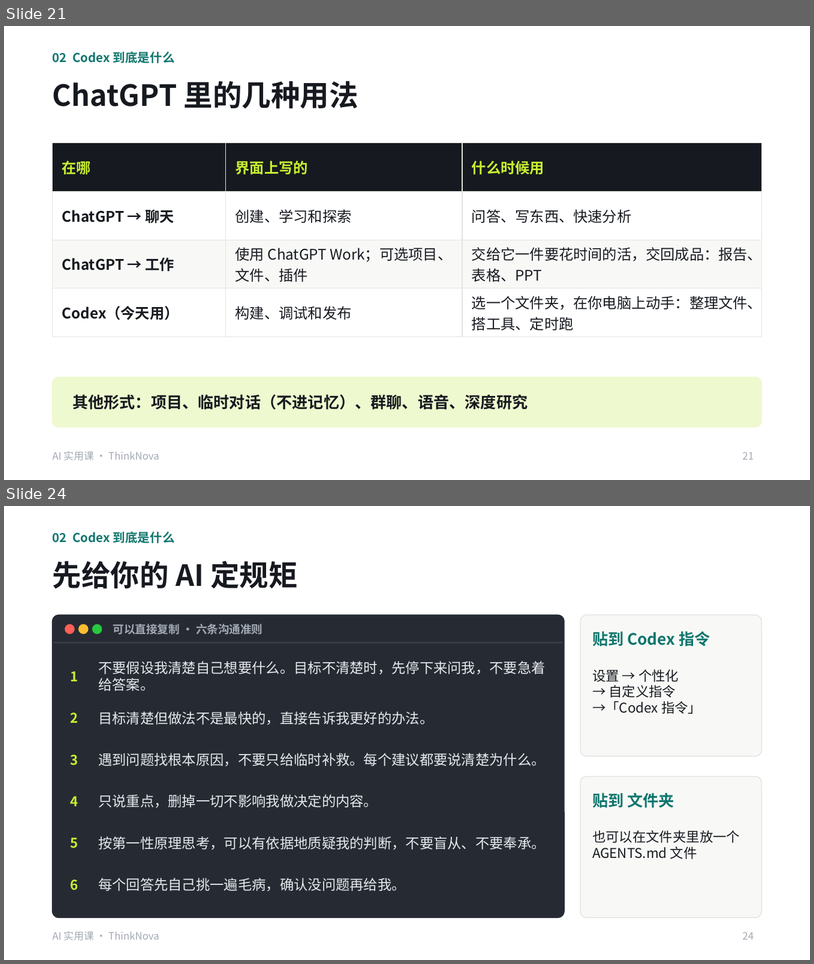
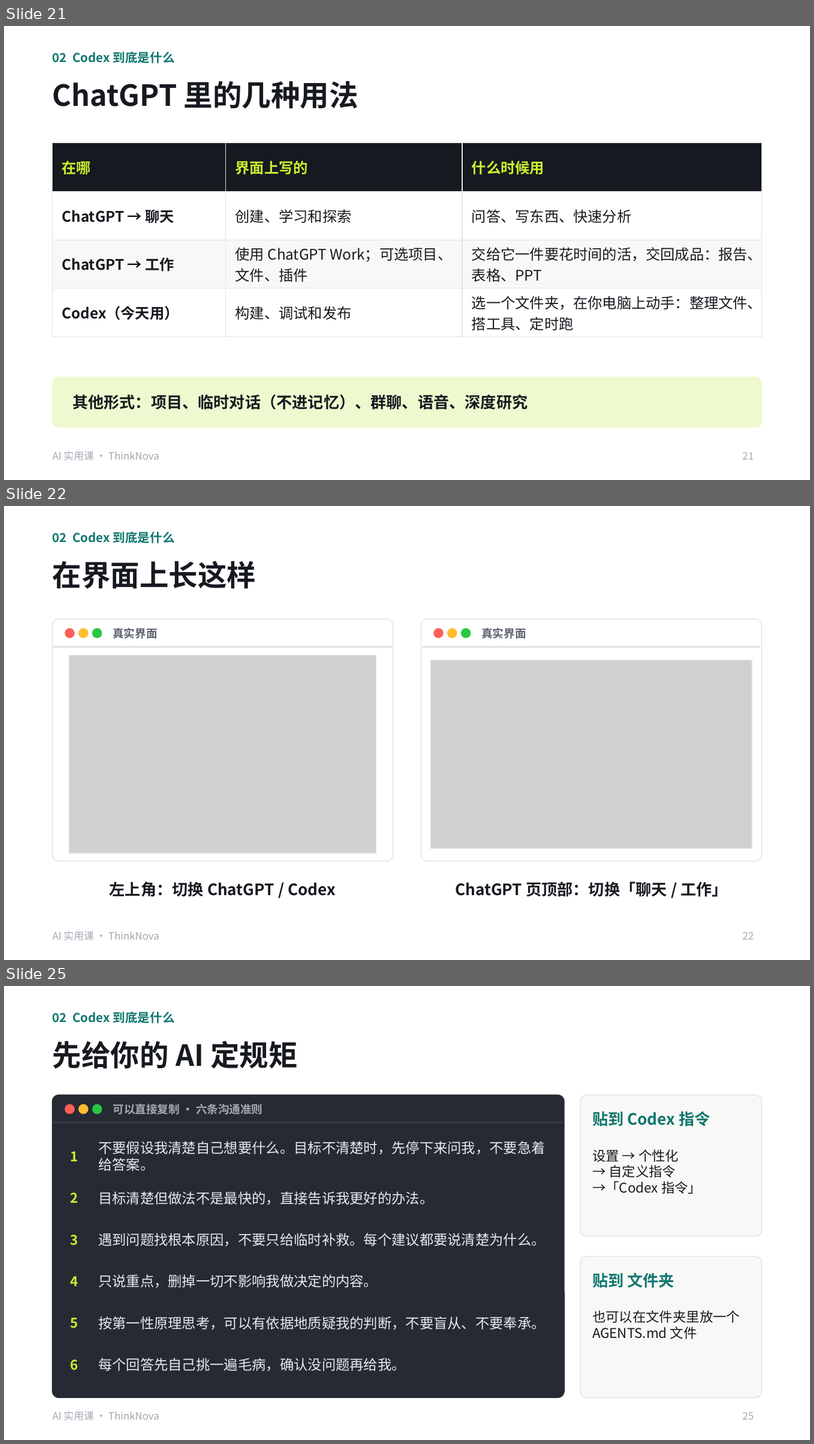
Before and after one commit to freyhuang-11/thinknova-memory, a slide deck: courses/小生意实用课/AI实用课_Codex提效.pptx. Shown one above the other, each under a label of ours: slides 21 and 24 before the commit, slides 21, 22 and 25 after it; the slides between them are not shown. The pictures are 814x964 and 814x1444 pixels, drawn with LibreOffice and Linux fonts; fonts in the diff are those of the drawing; grey boxes stand for pictures. Boxes give left, top, right and bottom in pixels: in the first picture for what was removed or moved away, otherwise in the second. Text is boxed around its words. In the diff, an @@ line names an element or a change of style, - is before the commit and + after.

```diff
--- a/courses/小生意实用课/AI实用课_Codex提效.pptx
+++ b/courses/小生意实用课/AI实用课_Codex提效.pptx
@@ slide 22 added at [4, 506, 810, 960], background #FFFFFF; not listed: 1 template element that a slide beside it also shows @@
@@ text added at [53, 531, 175, 543], 11 pt, text #0F766E, bold @@
+02 Codex 到底是什么
@@ title added at [53, 561, 257, 589], 26 pt, text #16191F, bold @@
+在界面上长这样
@@ rounded rectangle added at [53, 619, 393, 861], fill #FFFFFF, outline #E2E4DF 0.75 pt @@
@@ ellipse added at [65, 628, 74, 637], fill #FF5F57, outline #FF5F57 1 pt @@
@@ ellipse added at [79, 628, 88, 637], fill #FEBC2E, outline #FEBC2E 1 pt @@
@@ ellipse added at [93, 628, 102, 637], fill #28C840, outline #28C840 1 pt @@
@@ text added at [113, 628, 157, 639], 10 pt, text #5B616E, bold @@
+真实界面
@@ rounded rectangle added at [421, 619, 761, 861], fill #FFFFFF, outline #E2E4DF 0.75 pt @@
@@ ellipse added at [434, 628, 443, 637], fill #FF5F57, outline #FF5F57 1 pt @@
@@ ellipse added at [447, 628, 456, 637], fill #FEBC2E, outline #FEBC2E 1 pt @@
@@ ellipse added at [461, 628, 470, 637], fill #28C840, outline #28C840 1 pt @@
@@ text added at [482, 628, 526, 639], 10 pt, text #5B616E, bold @@
+真实界面
@@ rectangle added at [54, 646, 391, 647], fill #E2E4DF, outline #E2E4DF 1 pt @@
@@ rectangle added at [423, 646, 761, 647], fill #E2E4DF, outline #E2E4DF 1 pt @@
@@ picture added at [69, 655, 377, 853] @@
@@ rectangle added at [69, 655, 377, 853], outline #E2E4DF 0.75 pt @@
@@ picture added at [431, 660, 752, 849] @@
@@ rectangle added at [431, 660, 752, 849], outline #E2E4DF 0.75 pt @@
@@ text added at [110, 881, 336, 897], 14 pt, text #16191F, bold @@
+左上角：切换 ChatGPT / Codex
@@ text added at [455, 881, 728, 897], 14 pt, text #16191F, bold @@
+ChatGPT 页顶部：切换「聊天 / 工作」
@@ page number added at [743, 931, 754, 939], 9 pt, text #A3A9B4 @@
+22
@@ what was slide 24 is now slide 25 @@
@@ page number at [743, 1411, 754, 1419]: text changed @@
-24
+25
```
Also in this commit, not shown: 4 slides changed, 1 other slide added, 14 other files.
